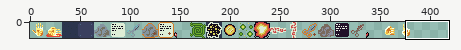
Two states of a pixel-art file, spritesheet.aseprite. The picture above shows the old version from afar; the outline marks the close-up.
Close-up. As it was:
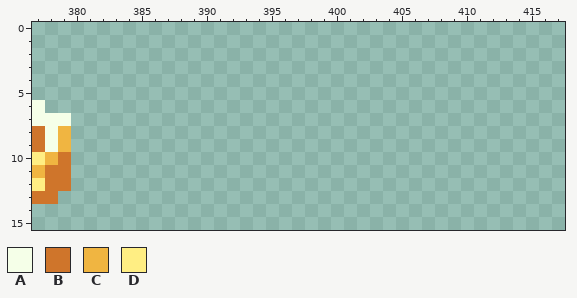
512x16 pixels, 1 frame. Shown: x 377..417, y 0..15. The wide view leaves out empty margins.
Visible layers, top first: "hand highlights", "base".
Palette (. is transparent): A #f5ffe8  B #cf752b  C #f0b541  D #ffee83
Pixels before, first column x 377:
 6 A..
 7 AAA
 8 BAC
 9 BAC
10 DCB
11 CBB
12 DBB
13 BB.
Once edited:
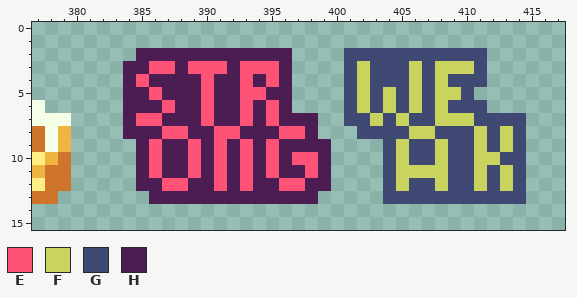
Colours new in this view: E #ff5277  F #c8d45d  G #404973  H #4b1d52
Edits made:
Layer "base":
y 2: x 385..396 ............ -> HHHHHHHHHHHH; x 401..411 ........... -> GGGGGGGGGGG
y 3: x 384..396 ............. -> HHEEHEEEHEEEH; x 401..411 ........... -> GFGGGFGFFFG
y 4: x 384..396 ............. -> HEHHHHEHHEHEH; x 401..411 ........... -> GFGGGFGFGGG
y 5: x 384..396 ............. -> HHEHHHEHHEEHH; x 401..410 .......... -> GFGFGFGFFG
y 6: x 384..396 ............. -> HHHEHHEHHEHEH; x 401..411 ........... -> GFGFGFGFGGG
y 7: x 384..398 ............... -> HEEHHHEHHEHEHHH; x 401..414 .............. -> GGFGFGGFFFGGGG
y 8: x 384..398 ............... -> HHHEEHHEEHHHEEH; x 402..414 ............. -> GGGGFFGGGFGFG
y 9: x 385..399 ............... -> HEHHEHEHEHEHHHH; x 404..414 ........... -> GFGGFGGFGFG
y 10: x 385..399 ............... -> HEHHEHEHEHEHEEH; x 404..414 ........... -> GFGGFGGFFGG
y 11: x 385..399 ............... -> HEHHEHEHEHEHHEH; x 404..414 ........... -> GFFFFGGFGFG
y 12: x 385..399 ............... -> HHEEHHEHEHHEEHH; x 404..414 ........... -> GFGGFGGFGFG
y 13: x 386..398 ............. -> HHHHHHHHHHHHH; x 404..414 ........... -> GGGGGGGGGGG
